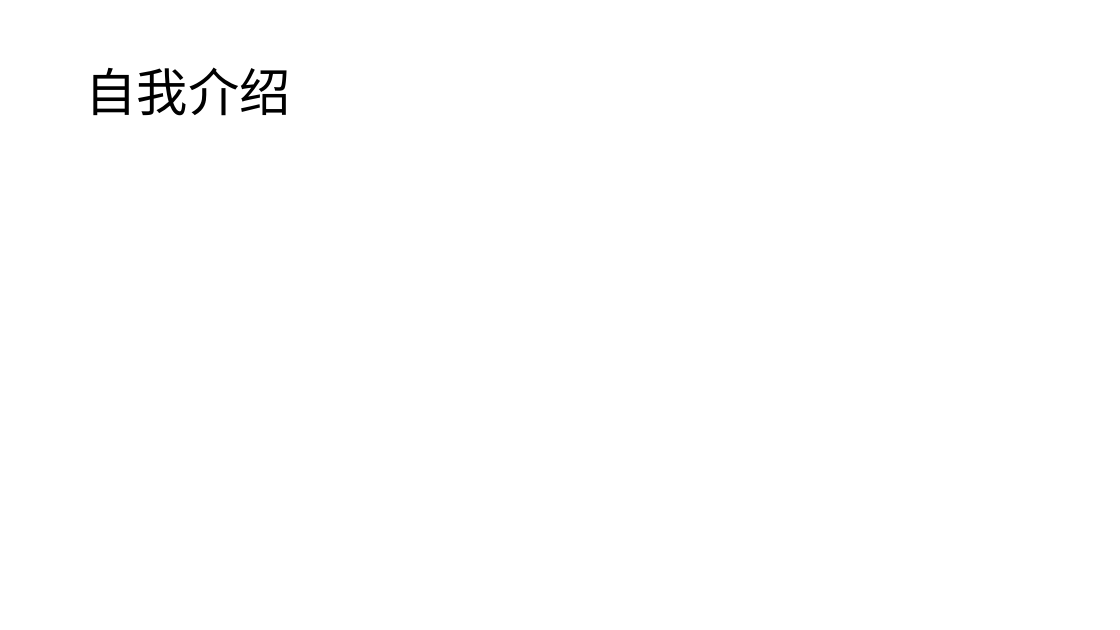
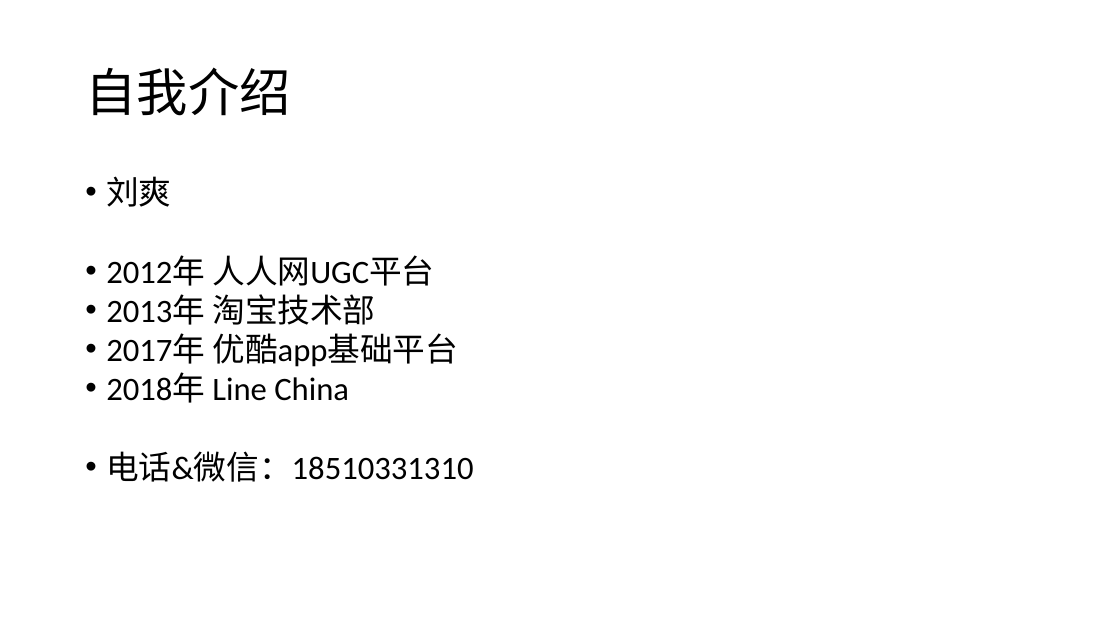
Before and after one commit to airuitian/MicroService, a slide deck: slide 2 of springboot/SpringBoot-1.pptx. Drawn at 1120x630 pixels with LibreOffice and Linux fonts; fonts in the diff are those of the drawing. Boxes give left, top, right and bottom in pixels: in the first picture for what was removed or moved away, otherwise in the second. Text is boxed around its words. In the diff, an @@ line names an element or a change of style, - is before the commit and + after.

```diff
--- a/springboot/SpringBoot-1.pptx
+++ b/springboot/SpringBoot-1.pptx
@@ text added at bbox=[106, 176, 473, 482], 28 pt, text #000000 @@
+• 刘爽
+• 2012年 人人网UGC平台
+• 2013年 淘宝技术部
+• 2017年 优酷app基础平台
+• 2018年 Line China
+• 电话&微信：18510331310
```
Also in this commit, not shown: 4 other slides changed, 8 slides added, 12 other files.
